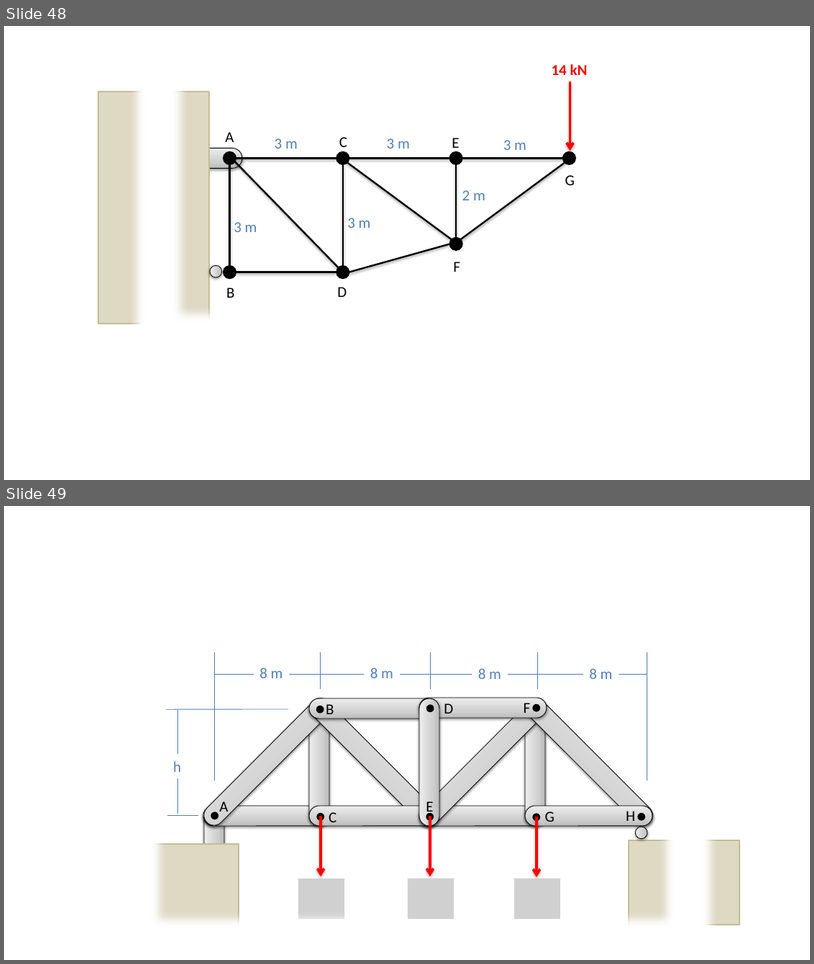
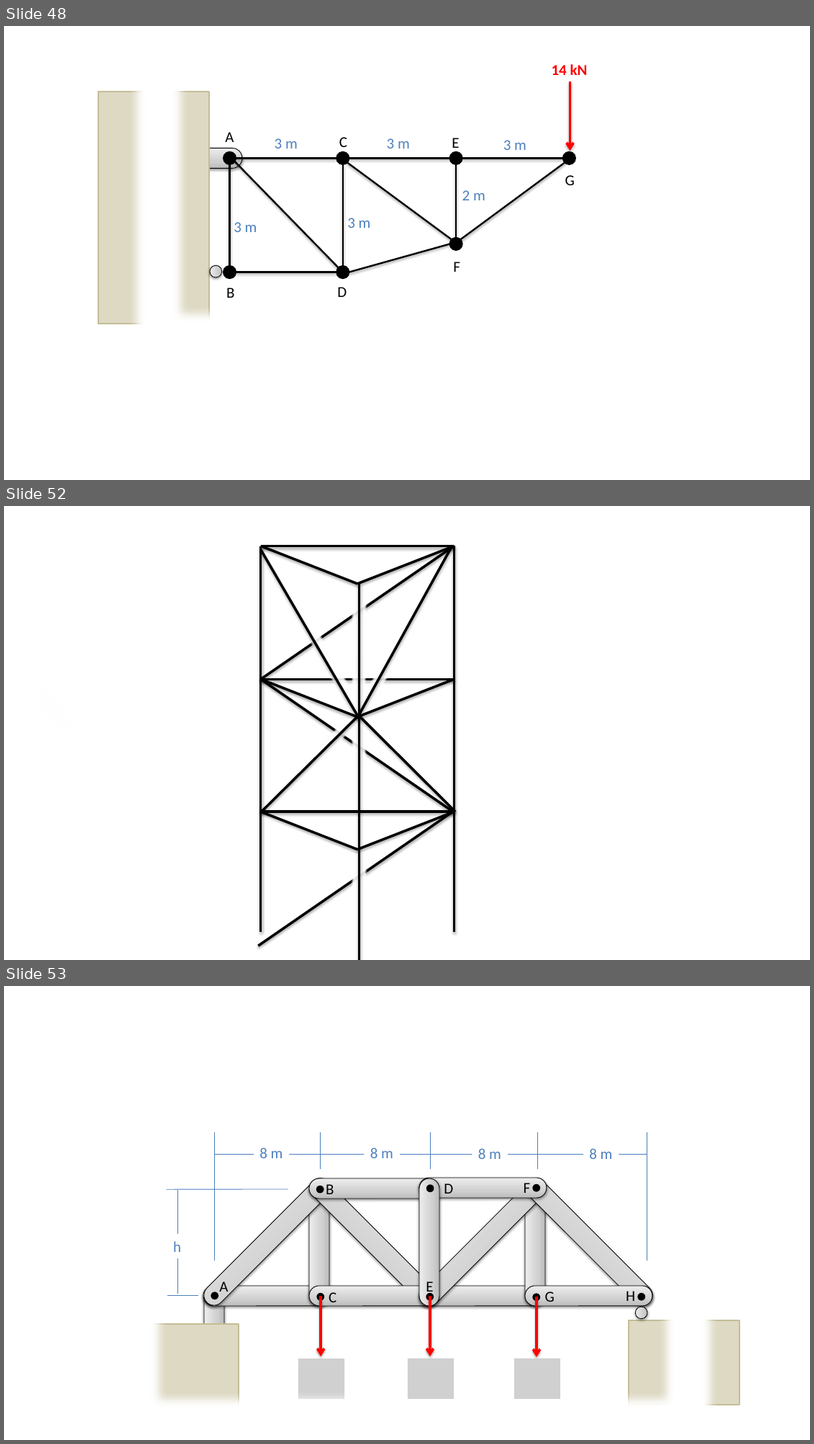
Before and after one commit to JacobMoore/mechanics_textbook, a slide deck: Homework Problems/Homework_Diagrams.pptx. Shown one above the other, each under a label of ours: slides 48 and 49 before the commit, slides 48, 52 and 53 after it; the slides between them are not shown. The pictures are 814x964 and 814x1444 pixels, drawn with LibreOffice and Linux fonts; fonts in the diff are those of the drawing; grey boxes stand for pictures. Boxes give left, top, right and bottom in pixels: in the first picture for what was removed or moved away, otherwise in the second. Text is boxed around its words. In the diff, an @@ line names an element or a change of style, - is before the commit and + after.

```diff
--- a/Homework Problems/Homework_Diagrams.pptx
+++ b/Homework Problems/Homework_Diagrams.pptx
@@ slide 52 added at <box>4,506,810,960</box>, background #FFFFFF @@
@@ line added from (261, 546) to (358, 584), #000000 3 pt @@
@@ line added from (455, 546) to (261, 546), #000000 3 pt @@
@@ line added from (261, 546) to (261, 932), #000000 3 pt @@
@@ line added from (455, 546) to (261, 679), #000000 3 pt @@
@@ line added from (358, 584) to (455, 546), #000000 3 pt @@
@@ line added from (452, 546) to (359, 716), #000000 3 pt @@
@@ line added from (455, 546) to (455, 932), #000000 3 pt @@
@@ line added from (360, 720) to (261, 549), #000000 3 pt @@
@@ rectangle added at <box>350,590,369,626</box>, fill #FFFFFF at 90% opacity @@
@@ line added from (360, 584) to (360, 960), #000000 3 pt @@
@@ rectangle added at <box>299,618,333,659</box>, fill #FFFFFF at 90% opacity @@
@@ rectangle added at <box>350,654,368,690</box>, fill #FFFFFF at 90% opacity @@
@@ rectangle added at <box>322,660,357,700</box>, fill #FFFFFF at 90% opacity @@
@@ rectangle added at <box>362,661,396,701</box>, fill #FFFFFF at 90% opacity @@
@@ rectangle added at <box>26,680,60,720</box>, fill #FFFFFF at 90% opacity @@
@@ rectangle added at <box>36,689,70,730</box>, fill #FFFFFF at 90% opacity @@
@@ rectangle added at <box>46,699,80,740</box>, fill #FFFFFF at 90% opacity @@
@@ line added from (455, 812) to (261, 679), #000000 3 pt @@
@@ line added from (261, 679) to (358, 716), #000000 3 pt @@
@@ line added from (455, 679) to (261, 679), #000000 3 pt @@
@@ line added from (358, 716) to (455, 679), #000000 3 pt @@
@@ line added from (261, 812) to (359, 716), #000000 3 pt @@
@@ rectangle added at <box>317,718,356,757</box>, fill #FFFFFF at 90% opacity @@
@@ line added from (456, 811) to (359, 716), #000000 3 pt @@
@@ rectangle added at <box>350,730,369,766</box>, fill #FFFFFF at 90% opacity @@
@@ line added from (452, 812) to (259, 945), #000000 3 pt @@
@@ line added from (261, 811) to (358, 849), #000000 3 pt @@
@@ line added from (455, 811) to (261, 811), #000000 3 pt @@
@@ line added from (358, 849) to (455, 811), #000000 3 pt @@
@@ rectangle added at <box>350,859,369,895</box>, fill #FFFFFF at 90% opacity @@
@@ what was slide 49 is now slide 53 @@
```
Also in this commit, not shown: 3 other slides added, 4 other files.
